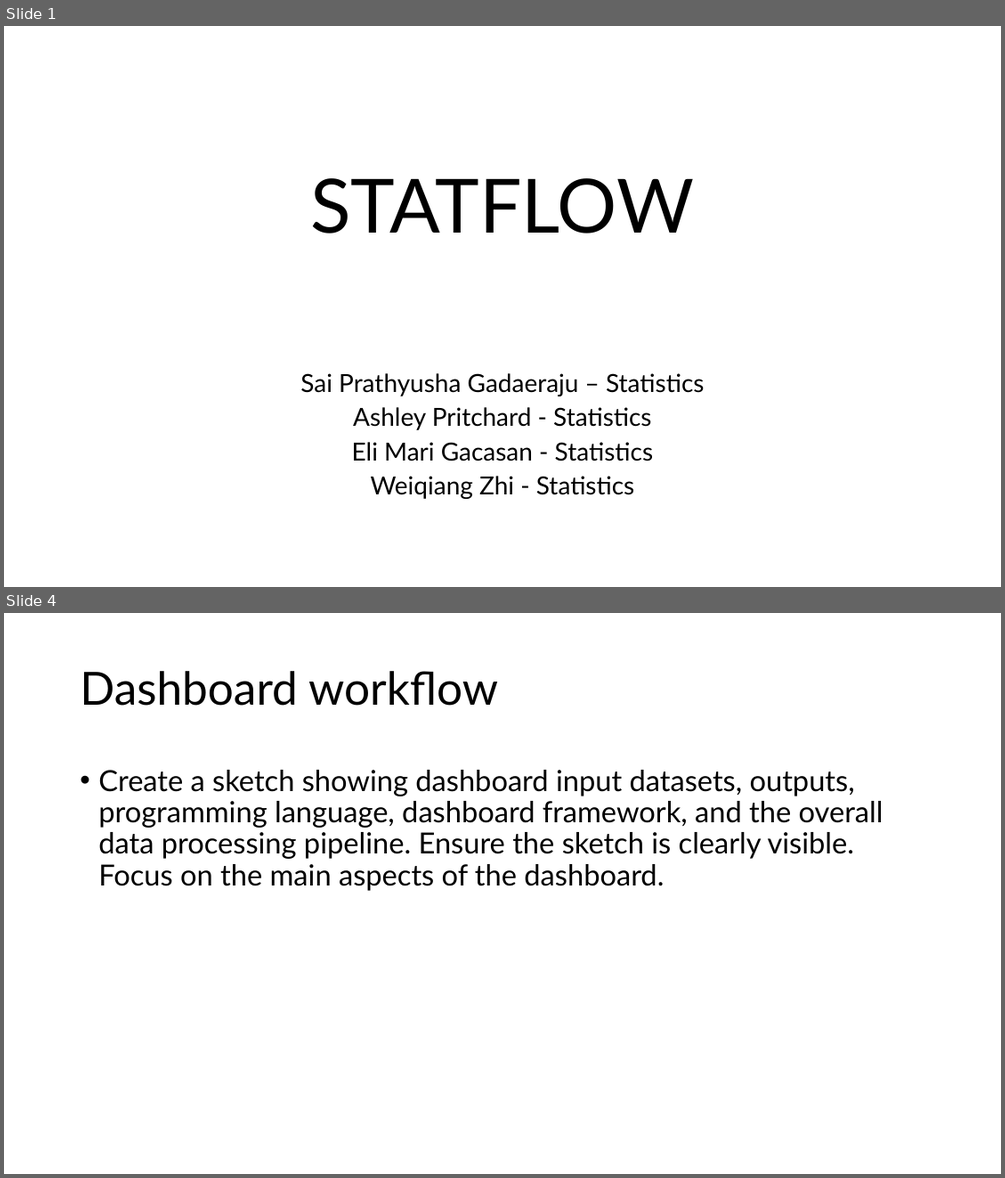
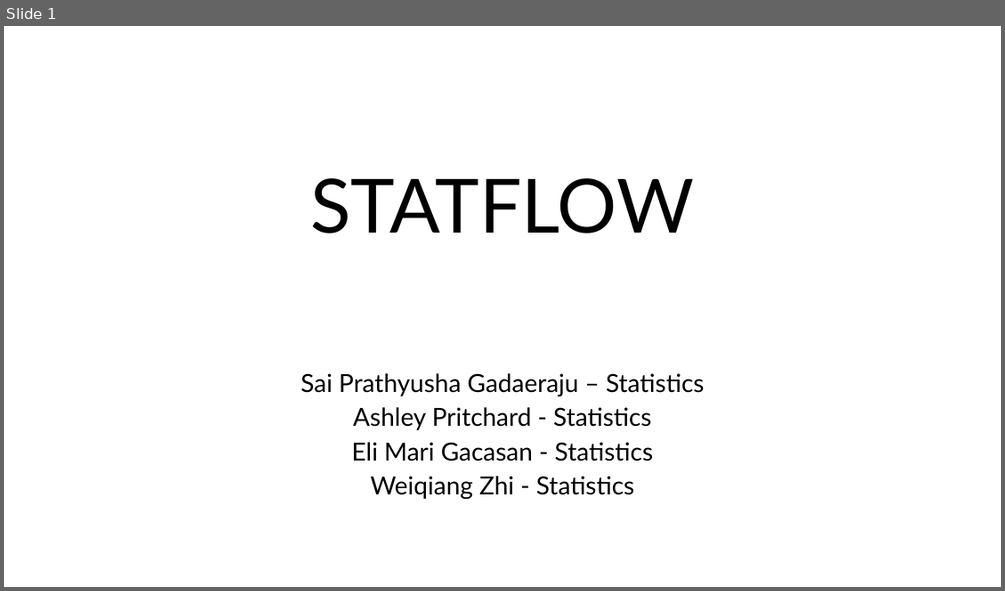
Before and after one commit to aepritchard/TAPS-Hackathon-2024, a slide deck: statflow_wildcat_hackathon_2024.pptx. Shown one above the other, each under a label of ours: slides 1 and 4 before the commit, slide 1 after it; the slides between them are not shown. The pictures are 1005x1178 and 1005x591 pixels, drawn with LibreOffice and Linux fonts; fonts in the diff are those of the drawing. Boxes give left, top, right and bottom in pixels: in the first picture for what was removed or moved away, otherwise in the second. Text is boxed around its words. In the diff, an @@ line names an element or a change of style, - is before the commit and + after.

```diff
--- a/statflow_wildcat_hackathon_2024.pptx
+++ b/statflow_wildcat_hackathon_2024.pptx
@@ slide 4 removed at (4, 613, 1001, 1174), background #FFFFFF @@
@@ title removed at (80, 671, 498, 706) @@
-Dashboard workflow
@@ text removed at (98, 770, 883, 891) @@
-• Create a sketch showing dashboard input datasets, outputs, programming language, dashboard framework, and the overall data processing pipeline. Ensure the sketch is clearly visible. Focus on the main aspects of the dashboard.
```
Also in this commit, not shown: 1 slide changed, 1 other slide removed.
